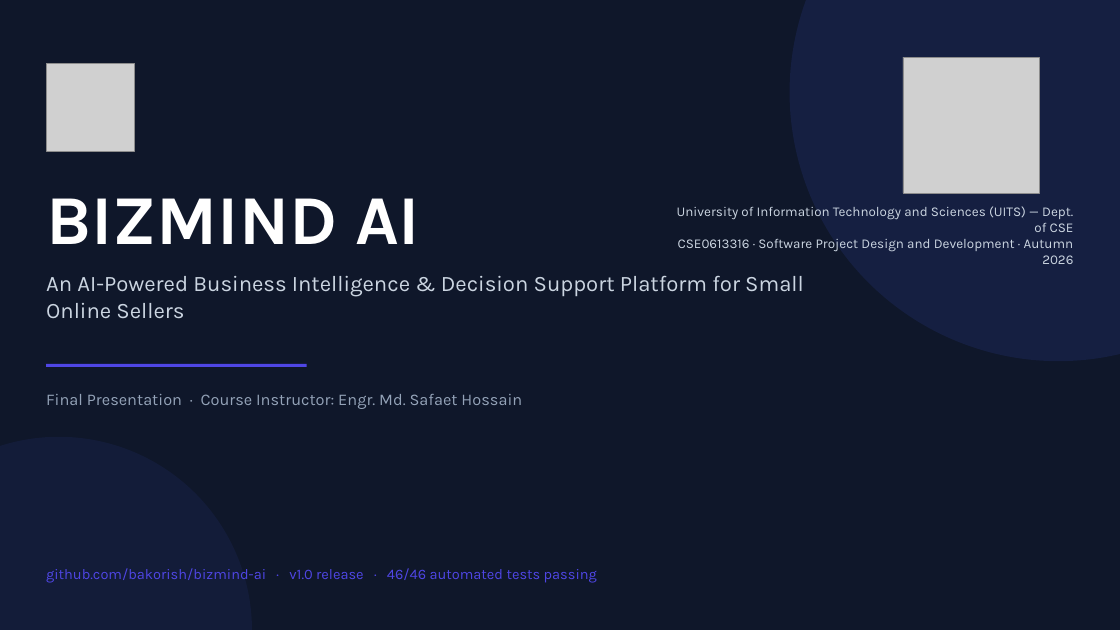
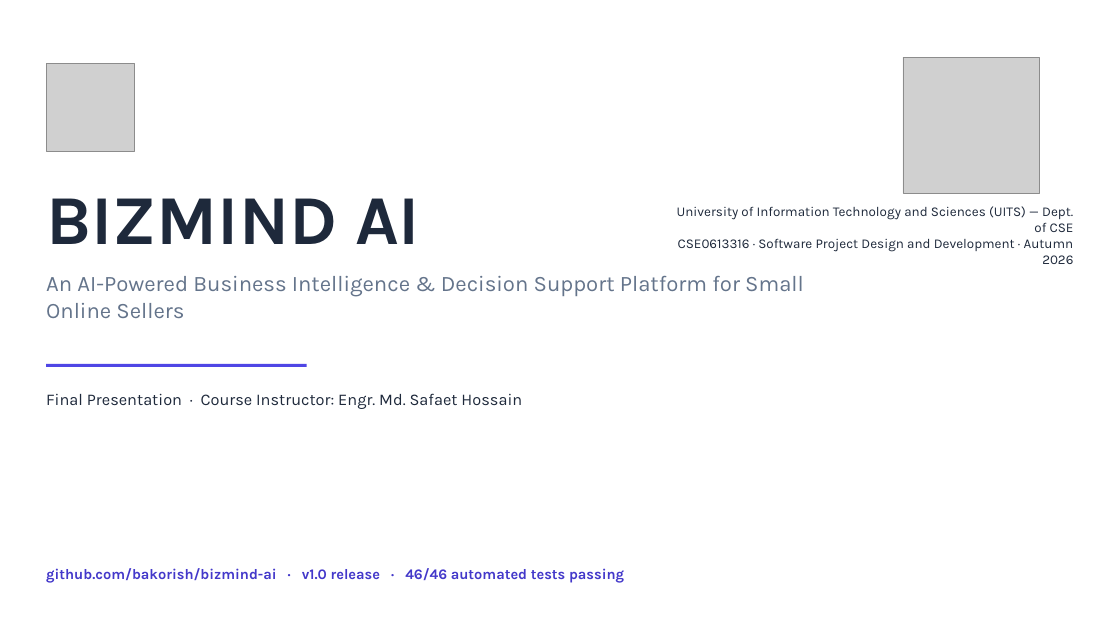
Before and after one commit to bakorish/bizmind-ai, a slide deck: slide 1 of docs/BizMind_AI_SDPM_Presentation.pptx. Drawn at 1120x630 pixels with LibreOffice and Linux fonts; fonts in the diff are those of the drawing; grey boxes stand for pictures. Boxes give left, top, right and bottom in pixels: in the first picture for what was removed or moved away, otherwise in the second. Text is boxed around its words. In the diff, an @@ line names an element or a change of style, - is before the commit and + after.

Commit message:
Title slide: light projector-safe design (white bg, dark text, no blue ovals)

```diff
--- a/docs/BizMind_AI_SDPM_Presentation.pptx
+++ b/docs/BizMind_AI_SDPM_Presentation.pptx
@@ background #0F172A to #FFFFFF @@
@@ ellipse removed at bbox=[790, 0, 1120, 361] @@
@@ text "BIZMIND AI" at bbox=[46, 198, 420, 244]: text colour #FFFFFF to #1E293B @@
@@ text "University of Information Technology and ..." at bbox=[677, 206, 1074, 264]: text colour #CBD5E1 to #1E293B @@
@@ text "An AI-Powered Business Intelligence & ..." at bbox=[46, 276, 804, 318]: text colour #CBD5E1 to #64748B @@
@@ text "Final Presentation · Course Instructor: ..." at bbox=[46, 393, 522, 409]: text colour #94A3B8 to #1E293B @@
@@ ellipse removed at bbox=[0, 437, 252, 630] @@
@@ text "github.com/bakorish/bizmind-ai · v1.0 release · ..." at bbox=[46, 568, 624, 583]: text colour #4F46E5 to #4338CA, bold on @@
```
